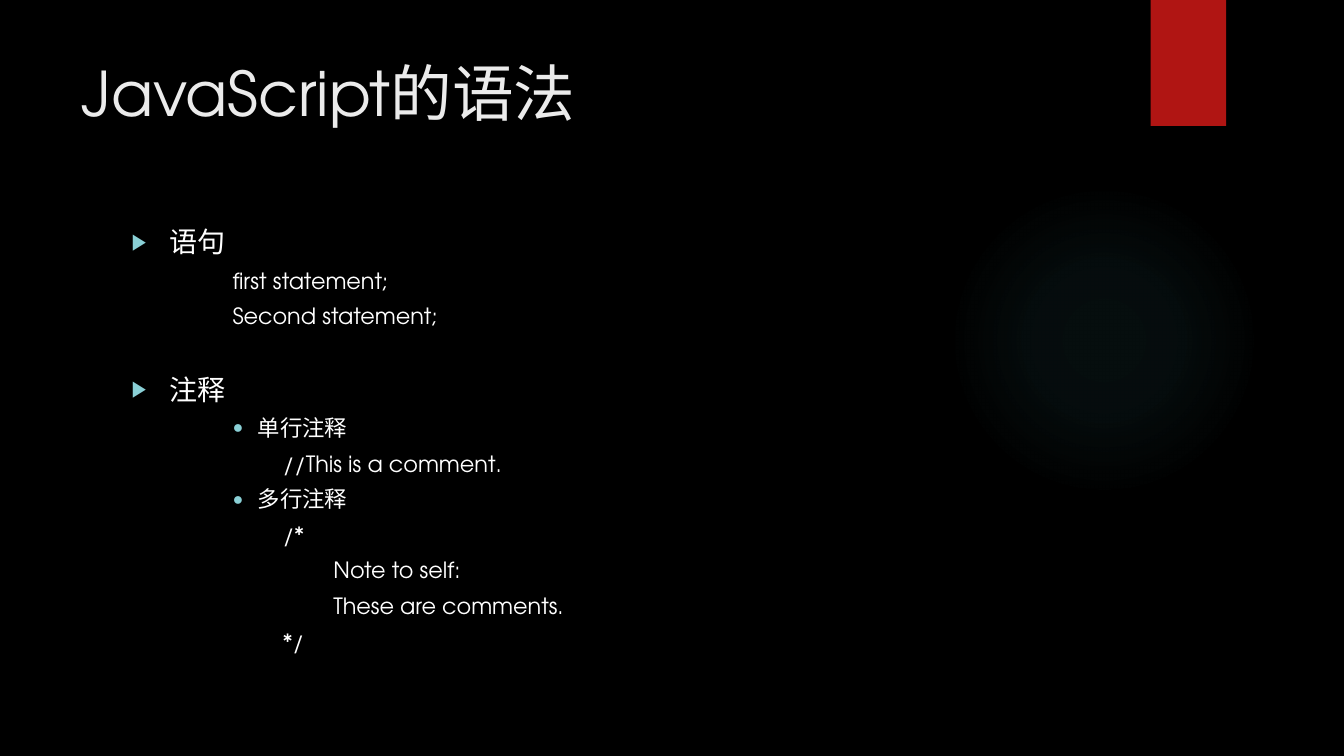
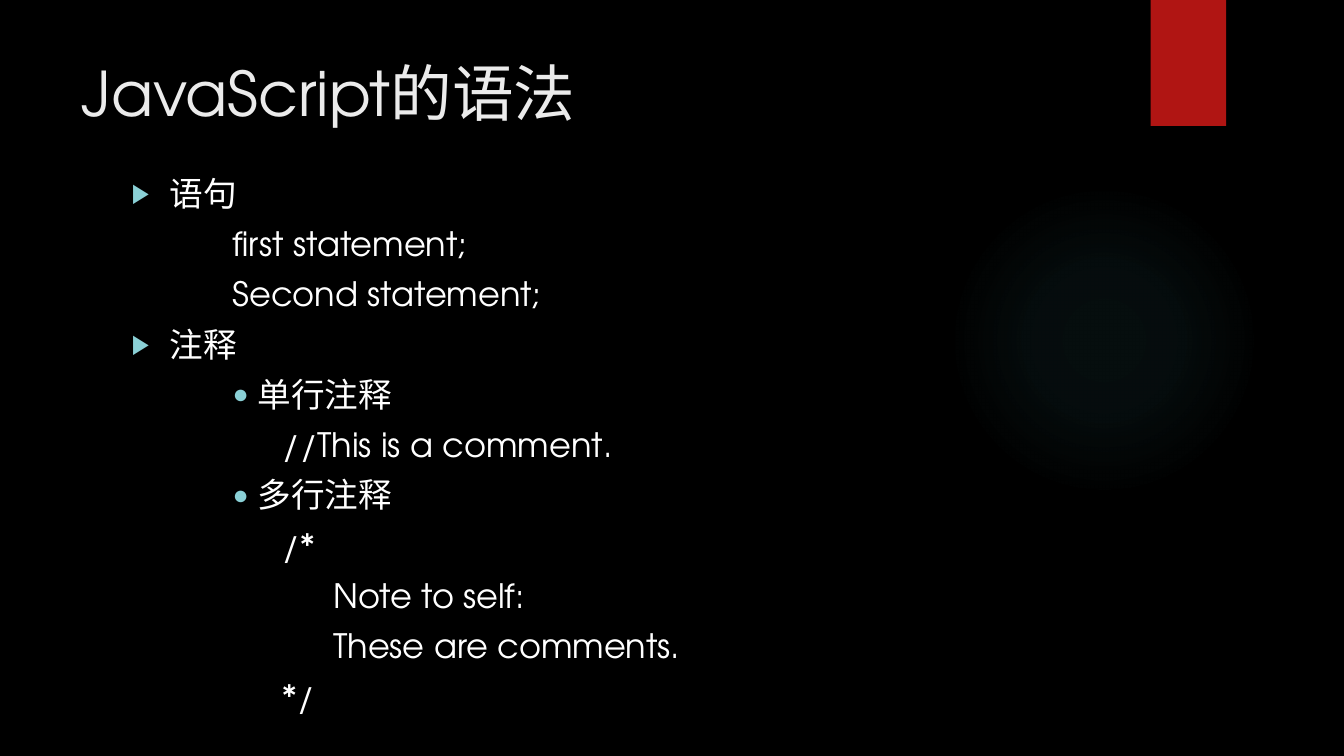
Before and after one commit to chunchill/WEB-Training, a slide deck: slide 8 of 03.JavaScript/JavaScript York.pptx. Drawn at 1344x756 pixels with LibreOffice and Linux fonts; fonts in the diff are those of the drawing; background and template pictures are left out. Boxes give left, top, right and bottom in pixels: in the first picture for what was removed or moved away, otherwise in the second. Text is boxed around its words. In the diff, an @@ line names an element or a change of style, - is before the commit and + after.

```diff
--- a/03.JavaScript/JavaScript York.pptx
+++ b/03.JavaScript/JavaScript York.pptx
@@ text "语句": place and size @@
-text "语句" at <box>170,228,563,615</box>
+text "语句" at <box>170,178,680,659</box>
@@ text "语句" at <box>170,178,680,659</box>: size 20 to 24 pt in "语句", "注释"; size 16 to 24 pt; line spacing 0.8 to 0.9 @@
```
Also in this commit, not shown: 18 other slides changed, 2 slides added, 16 other files.
